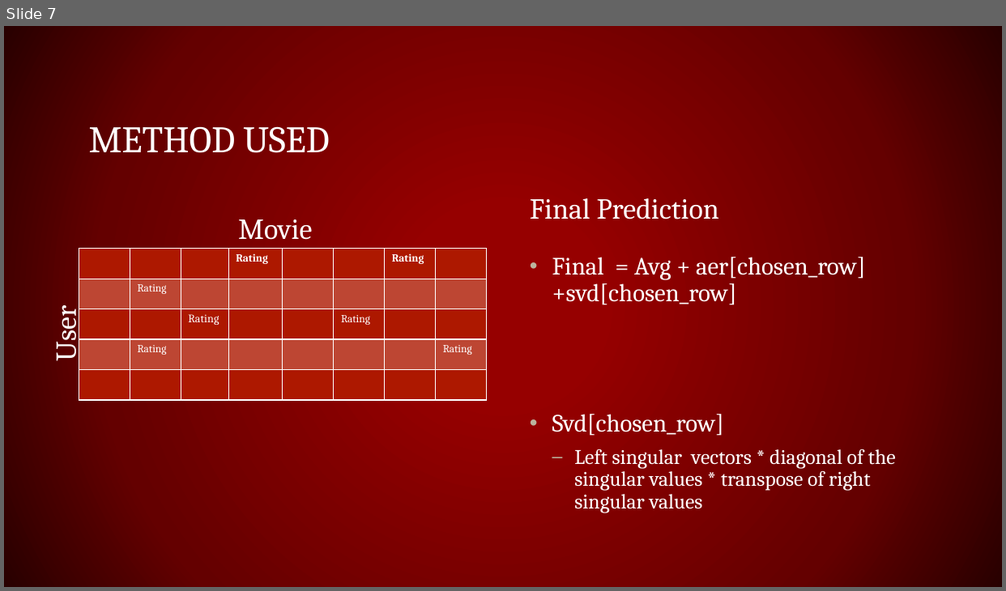
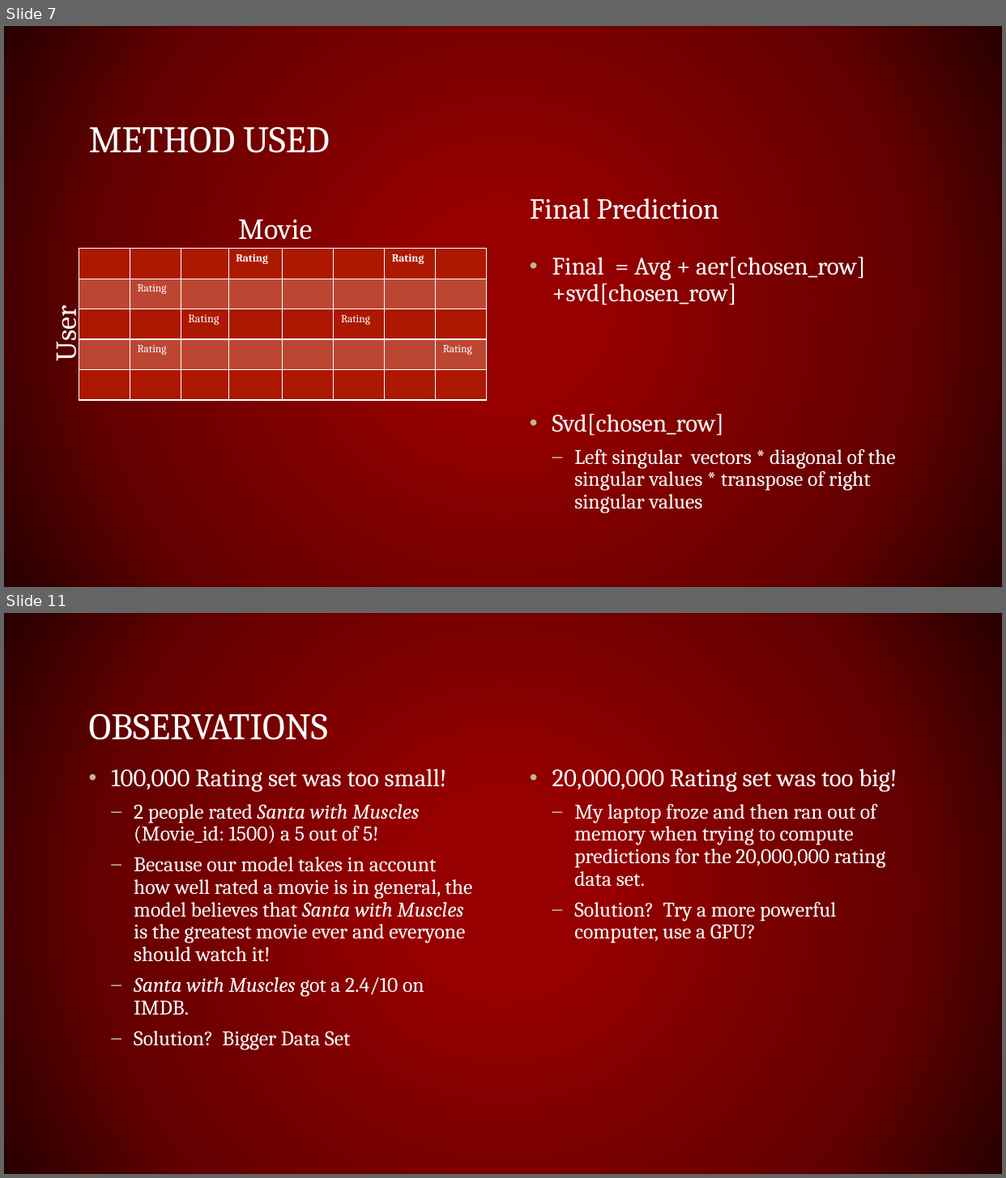
Before and after one commit to rwedoff/Recommendation-Systems-Project, a slide deck: Recommendation Systems.pptx. Shown one above the other, each under a label of ours: slide 7 before the commit, slides 7 and 11 after it; the slides between them are not shown. The pictures are 1006x591 and 1006x1178 pixels, drawn with LibreOffice and Linux fonts; fonts in the diff are those of the drawing. Boxes give left, top, right and bottom in pixels: in the first picture for what was removed or moved away, otherwise in the second. Text is boxed around its words. In the diff, an @@ line names an element or a change of style, - is before the commit and + after.

```diff
--- a/Recommendation Systems.pptx
+++ b/Recommendation Systems.pptx
@@ slide 11 added at <box>4,613,1002,1174</box>, background gradient #960000 to #650000 to #290000 @@
@@ title added at <box>89,713,328,740</box>, 36 pt, text #FFFFFF @@
+OBSERVATIONS
@@ text added at <box>111,769,472,1050</box>, 20 pt, text #FFFFFF @@
+• 100,000 Rating set was too small!
+  – 2 people rated Santa with Muscles (Movie_id: 1500) a 5 out of 5!
+  – Because our model takes in account how well rated a movie is in general, the model believes that Santa with Muscles is the greatest movie ever and everyone should watch it!
+  – Santa with Muscles got a 2.4/10 on IMDB.
+  – Solution? Bigger Data Set
@@ text added at <box>552,769,897,943</box>, 20 pt, text #FFFFFF @@
+• 20,000,000 Rating set was too big!
+  – My laptop froze and then ran out of memory when trying to compute predictions for the 20,000,000 rating data set.
+  – Solution? Try a more powerful computer, use a GPU?
```
Also in this commit, not shown: 1 slide changed, 4 other slides added, 4 slides removed.
